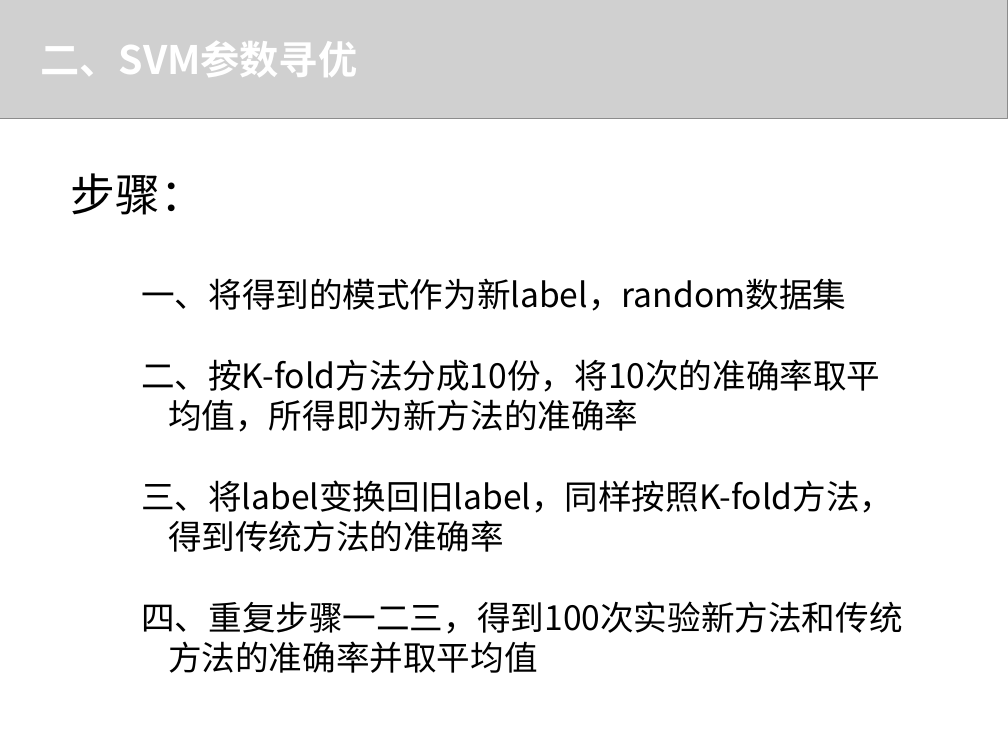
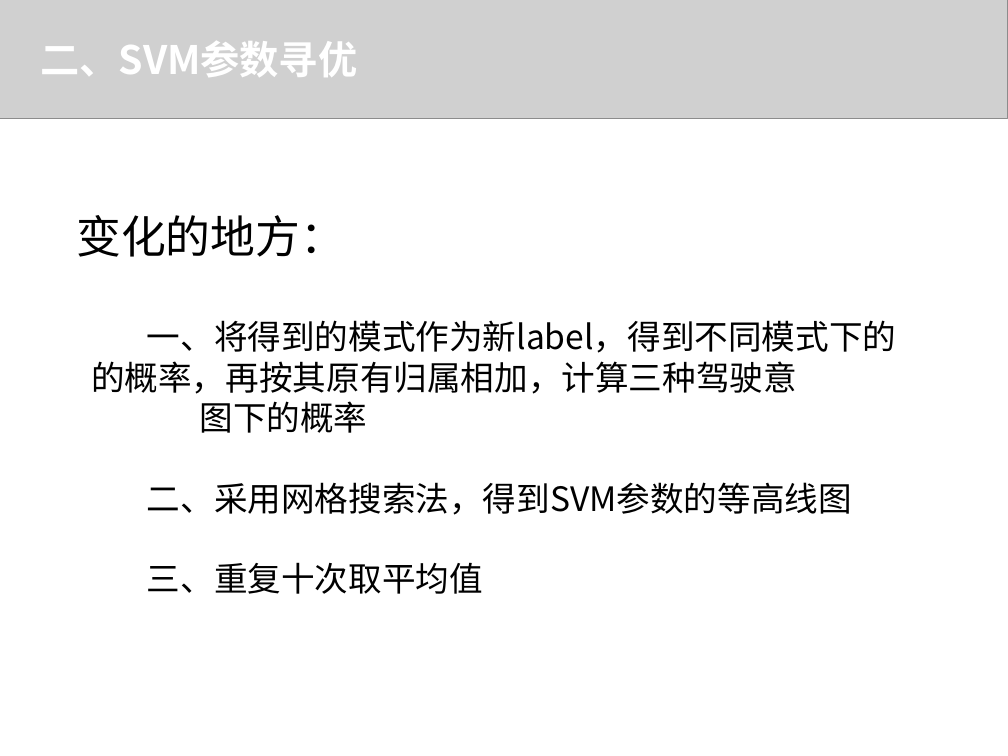
Before and after one commit to WJ-Lai/Code-of-Graduation-Design, a slide deck: slide 20 of 汇报_20180412_赖伟鉴.pptx. Drawn at 1008x756 pixels with LibreOffice and Linux fonts; fonts in the diff are those of the drawing; grey boxes stand for pictures. Boxes give left, top, right and bottom in pixels: in the first picture for what was removed or moved away, otherwise in the second. Text is boxed around its words. In the diff, an @@ line names an element or a change of style, - is before the commit and + after.

```diff
--- a/汇报_20180412_赖伟鉴.pptx
+++ b/汇报_20180412_赖伟鉴.pptx
@@ text at (x1=76, y1=215, x2=896, y2=594): text changed @@
-步骤：
-一、将得到的模式作为新label，random数据集
-二、按K-fold方法分成10份，将10次的准确率取平
-均值，所得即为新方法的准确率
-三、将label变换回旧label，同样按照K-fold方法，
-得到传统方法的准确率
-四、重复步骤一二三，得到100次实验新方法和传统
-方法的准确率并取平均值
+变化的地方：
+一、将得到的模式作为新label，得到不同模式下的 的概率，再按其原有归属相加，计算三种驾驶意
+图下的概率
+二、采用网格搜索法，得到SVM参数的等高线图
+三、重复十次取平均值
```
Also in this commit, not shown: 6 other slides changed, 18 other files.
